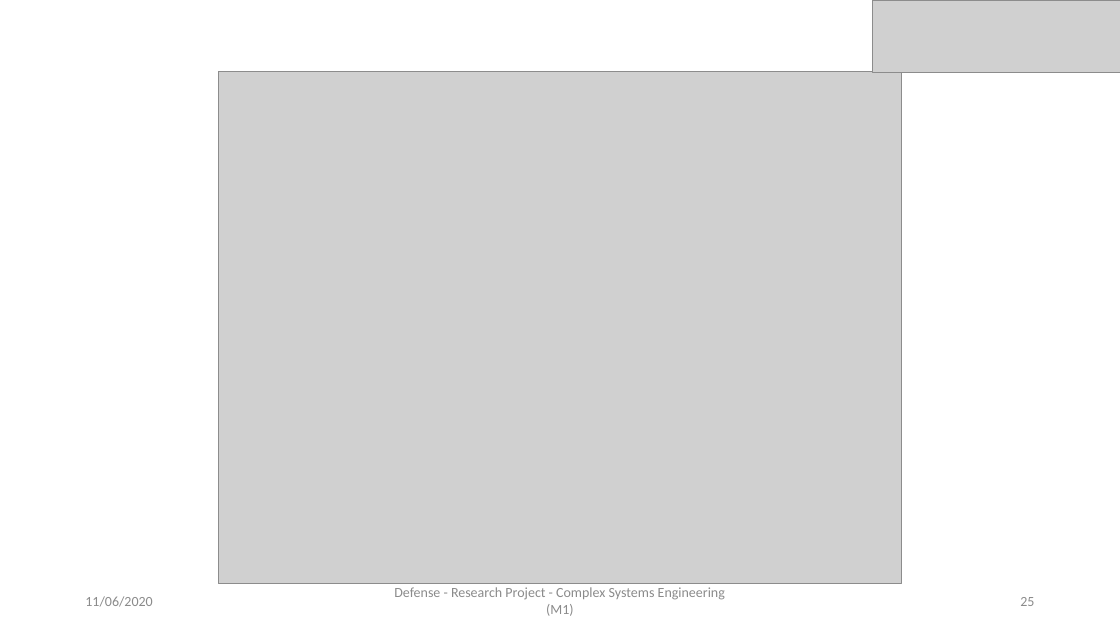
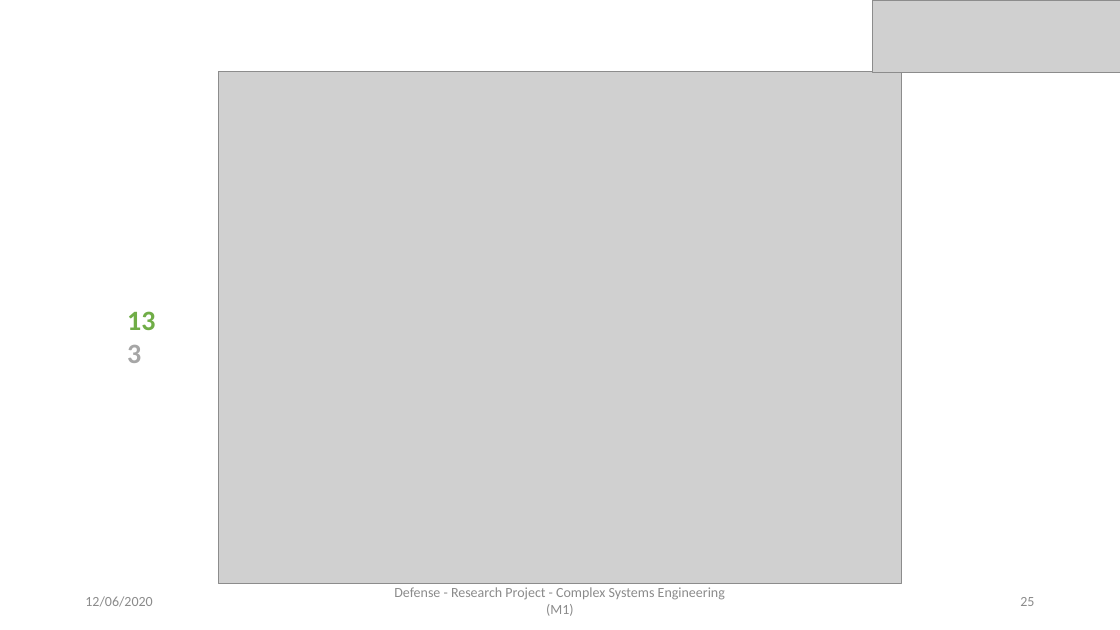
Before and after one commit to AymanABDELHAMID/OD_MTO_DARP, a slide deck: slide 25 of Presentation/presentation_AymanMahmoud.pptx. Drawn at 1120x630 pixels with LibreOffice and Linux fonts; fonts in the diff are those of the drawing; grey boxes stand for pictures. Boxes give left, top, right and bottom in pixels: in the first picture for what was removed or moved away, otherwise in the second. Text is boxed around its words. In the diff, an @@ line names an element or a change of style, - is before the commit and + after.

```diff
--- a/Presentation/presentation_AymanMahmoud.pptx
+++ b/Presentation/presentation_AymanMahmoud.pptx
@@ text added at bbox=[127, 311, 155, 363], 24 pt, text #70AD47, bold @@
+13
+3
@@ text at bbox=[85, 596, 152, 607]: text changed @@
-11/06/2020
+12/06/2020
```
Also in this commit, not shown: 29 other slides changed, 1 slide removed, 1 other file.
